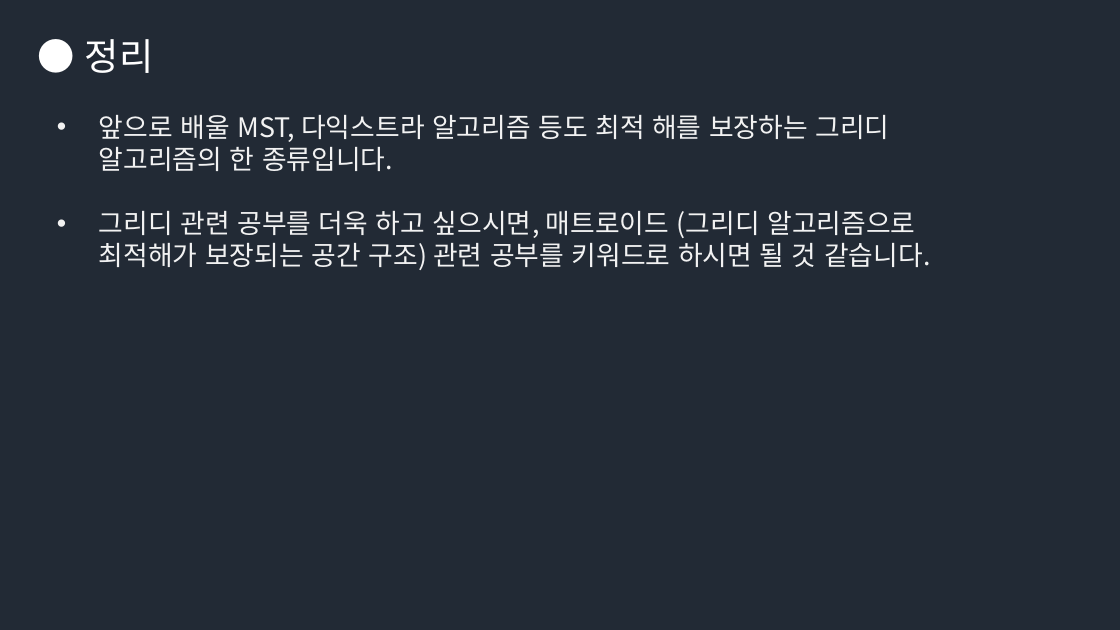
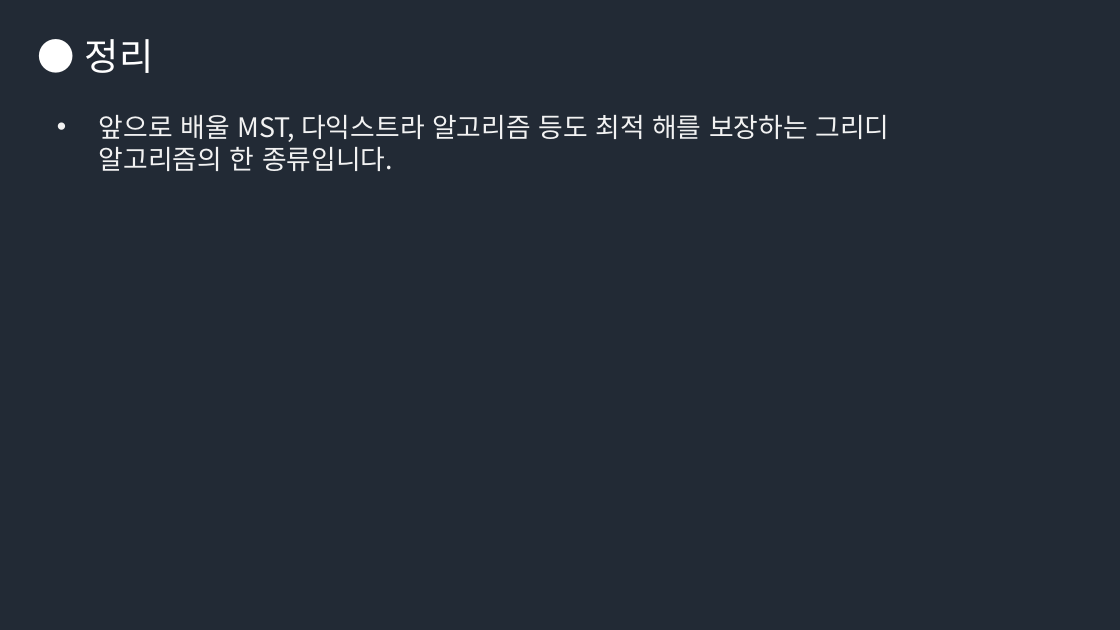
Before and after one commit to Groot-Space/Groot-space.github.io, a slide deck: slide 35 of assets/images/그리디/그리디.pptx. Drawn at 1120x630 pixels with LibreOffice and Linux fonts; fonts in the diff are those of the drawing. Boxes give left, top, right and bottom in pixels: in the first picture for what was removed or moved away, otherwise in the second. Text is boxed around its words. In the diff, an @@ line names an element or a change of style, - is before the commit and + after.

```diff
--- a/assets/images/그리디/그리디.pptx
+++ b/assets/images/그리디/그리디.pptx
@@ text at [99, 211, 931, 270]: paragraph removed @@
-• 그리디 관련 공부를 더욱 하고 싶으시면, 매트로이드 (그리디 알고리즘으로 최적해가 보장되는 공간 구조) 관련 공부를 키워드로 하시면 될 것 같습니다.
```
Also in this commit, not shown: 1 other slide changed, 1 other file.
